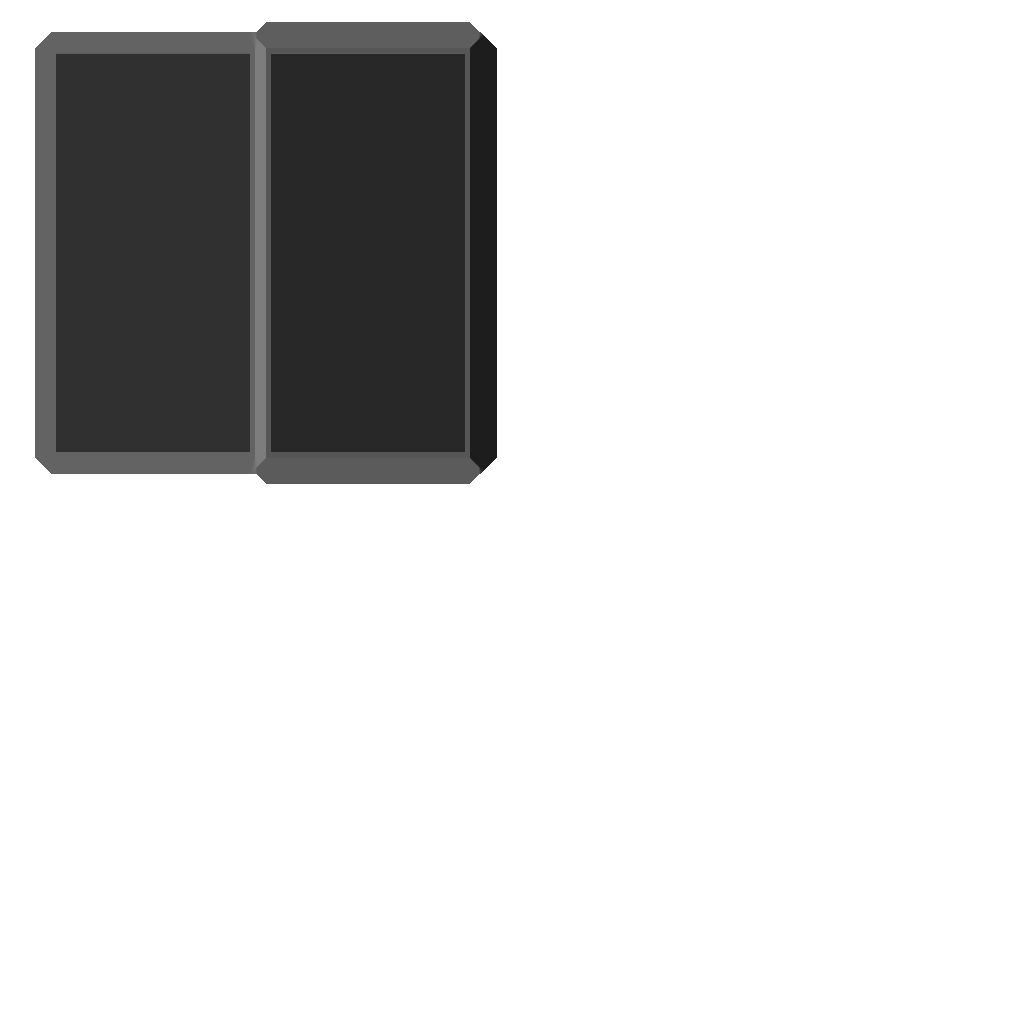
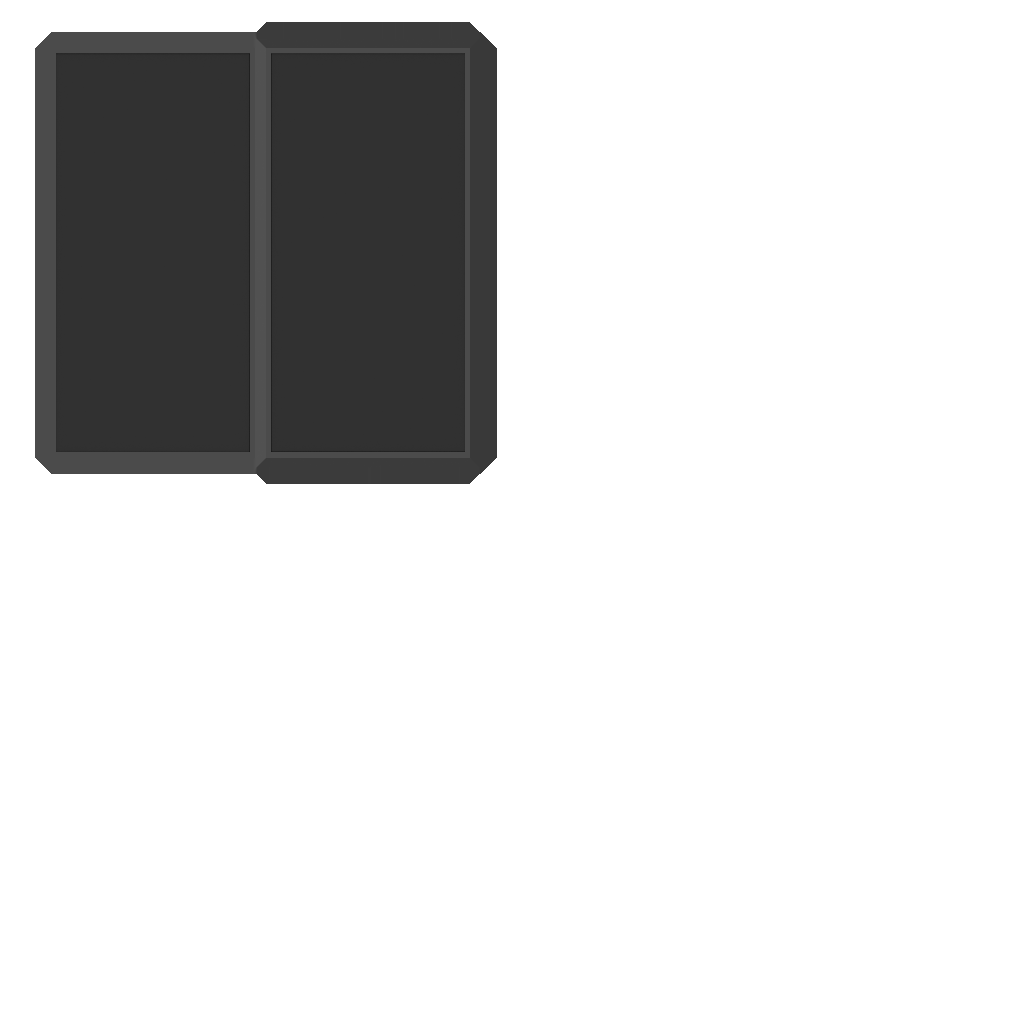
Before/after of a 1024 × 1024 layered artwork. What changed in the layer stack:
painted on "main-tex" over (x1=35, y1=22, x2=497, y2=484)
